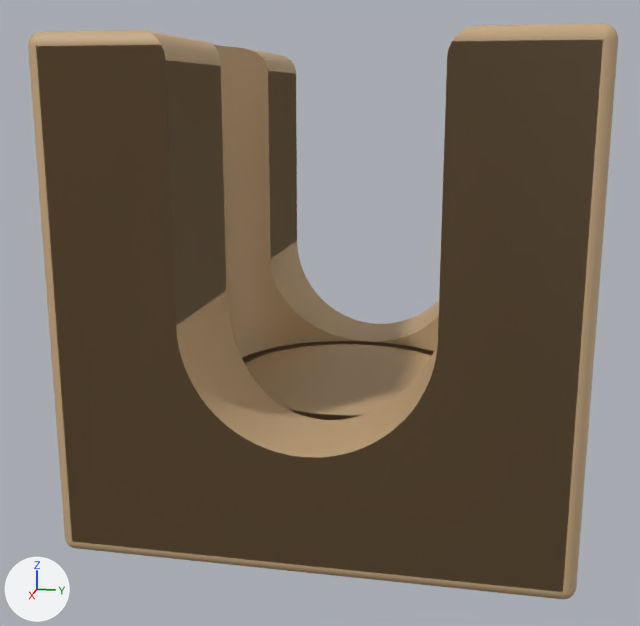
Two versions of the Blender file assets-source/kit/mech_hole_oneway_l1/mech_hole_oneway_l1_high.blend, one commit apart.
Before and after are seen from a 50 mm lens placed at (0.1173, 0.0193, 0.0531), pointed at (0.0022, -0.0037, 0.0243). Lighting does not change. The marker at lower left points along +X, +Y and +Z. The picture after the commit comes second. Objects named as collision shapes, trigger or cutter boxes, shadow casters or lower levels of detail are left out.

Script lines for the objects in view, before the commit:
```python
me_anim_trapdoor_lod0 = bpy.data.meshes.new('anim_trapdoor_lod0')
me_anim_trapdoor_lod0.from_pydata(...)  # a 32-sided cylinder along z spanning x -0.032..0.0, y -0.016..0.016, z -0.0015..0.0015
me_anim_trapdoor_lod0.polygons.foreach_set('use_smooth', [True] * 124)
me_anim_trapdoor_lod0.materials.append(mat_wood_placeholder)  # beige #c8aa81
me_mech_hole_oneway_l1_high = bpy.data.meshes.new('mech_hole_oneway_l1_high')
me_mech_hole_oneway_l1_high.from_pydata(...)  # 1132 vertices, 2261 faces; spans x -0.0295..0.0295, y -0.0295..0.0295, z 0.0005..0.0595
me_mech_hole_oneway_l1_high.polygons.foreach_set('use_smooth', [True] * 2261)
me_mech_hole_oneway_l1_high.materials.append(mat_wood_placeholder)  # beige #c8aa81
me_mech_hole_oneway_l1_lod0 = bpy.data.meshes.new('mech_hole_oneway_l1_lod0')
me_mech_hole_oneway_l1_lod0.from_pydata(...)  # 416 vertices, 829 faces; spans x -0.0295..0.0295, y -0.0295..0.0295, z 0.0005..0.0595
me_mech_hole_oneway_l1_lod0.polygons.foreach_set('use_smooth', [True] * 829)
me_mech_hole_oneway_l1_lod0.materials.append(mat_wood_placeholder)  # beige #c8aa81
ob_anim_trapdoor_lod0 = bpy.data.objects.new('anim_trapdoor_lod0', me_anim_trapdoor_lod0)
ob_anim_trapdoor_lod0.parent = ob_anim_trapdoor
ob_anim_trapdoor_lod0.location = (0.0, 0.0, 0.0)
ob_mech_hole_oneway_l1_high = bpy.data.objects.new('mech_hole_oneway_l1_high', me_mech_hole_oneway_l1_high)
ob_mech_hole_oneway_l1_high.location = (0.0, 0.0, 0.0)
ob_mech_hole_oneway_l1_lod0 = bpy.data.objects.new('mech_hole_oneway_l1_lod0', me_mech_hole_oneway_l1_lod0)
ob_mech_hole_oneway_l1_lod0.parent = ob_mech_hole_oneway_l1
ob_mech_hole_oneway_l1_lod0.location = (0.0, 0.0, 0.0)
```
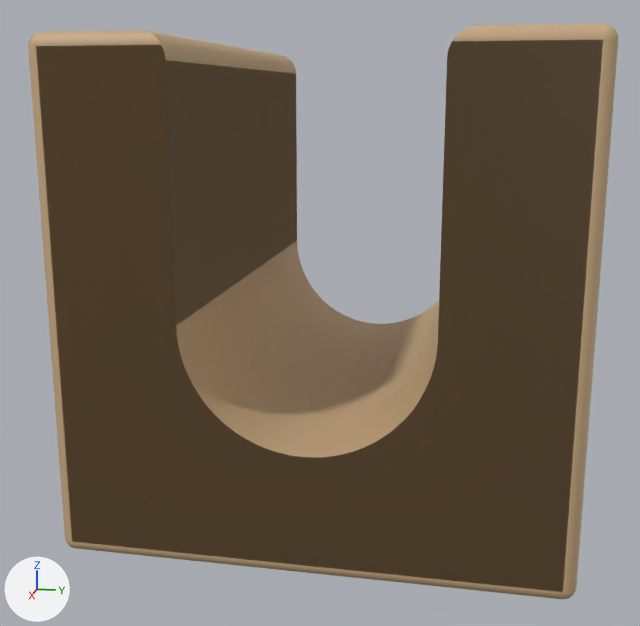
Changed parts and their boxes (x1, y1, x2, y2) in the pictures (640 x 626 px):
'anim_trapdoor_lod0', reshaped (36% taller)
    before: (245, 344, 431, 415)
    after: (252, 317, 433, 414)
part 1 of me_mech_hole_oneway_l1_lod0, built on
    before: (166, 45, 439, 457)
    after: (207, 292, 439, 457)
part 3 of me_mech_hole_oneway_l1_high, built on
    before: (149, 31, 434, 420)

Diff of the bpy script that builds the scene:
```diff
--- a/assets-source/kit/mech_hole_oneway_l1/mech_hole_oneway_l1_high.blend.py
+++ b/assets-source/kit/mech_hole_oneway_l1/mech_hole_oneway_l1_high.blend.py
@@ me_mech_hole_oneway_l1_lod0 @@
 # used by ob_mech_hole_oneway_l1_lod0; parent = ob_mech_hole_oneway_l1; location = (0.0, 0.0, 0.0)
-me_mech_hole_oneway_l1_lod0.from_pydata(...)  # 416 vertices, 829 faces; spans x -0.0295..0.0295, y -0.0295..0.0295, z 0.0005..0.0595
+me_mech_hole_oneway_l1_lod0.from_pydata(...)  # 298 vertices, 596 faces; spans x -0.0295..0.0295, y -0.0295..0.0295, z 0.0005..0.0595
+# me_mech_hole_oneway_l1_lod0 part 1: 1 vertex moved from x -0.0133, y -0.0089, z 0.015 to x -0.0113, y -0.0113, z 0.02; 183 vertices removed from x -0.018..0.018, y -0.018..0.018, z 0.015..0.0595; 65 vertices added at x -0.0159..0.0159, y -0.016..0.016, z 0.0151..0.02
 me_mech_hole_oneway_l1_lod0.materials.append(mat_wood_placeholder)
@@ me_anim_trapdoor_lod0 @@
 # used by ob_anim_trapdoor_lod0; parent = ob_anim_trapdoor; location = (0.0, 0.0, 0.0)
-me_anim_trapdoor_lod0.from_pydata(...)  # 64 vertices, 124 faces; spans x -0.032..0.0, y -0.016..0.016, z -0.0015..0.0015
+me_anim_trapdoor_lod0.from_pydata(...)  # 204 vertices, 304 faces; spans x -0.032..0.0, y -0.016..0.016, z -0.0015..0.0065
+# me_anim_trapdoor_lod0 part 2: 30 vertices removed from x -0.0317..-0.0003, y -0.016..0.016, z 0.0015; 170 vertices added at x -0.032..0.0, y -0.016..0.016, z -0.0015..0.0065
 me_anim_trapdoor_lod0.materials.append(mat_wood_placeholder)
@@ me_mech_hole_oneway_l1_high @@
 # used by ob_mech_hole_oneway_l1_high; location = (0.0, 0.0, 0.0)
-me_mech_hole_oneway_l1_high.from_pydata(...)  # 1132 vertices, 2261 faces; spans x -0.0295..0.0295, y -0.0295..0.0295, z 0.0005..0.0595
+me_mech_hole_oneway_l1_high.from_pydata(...)  # 898 vertices, 1796 faces; spans x -0.0295..0.0295, y -0.0295..0.0295, z 0.0005..0.0595
+# me_mech_hole_oneway_l1_high part 3: 3 vertices moved from x -0.0124..0.0031, y -0.0148..0.0157, z 0.015 to x -0.0113..0.0031, y -0.0153..0.0157, z 0.02; 365 vertices removed from x -0.018..0.018, y -0.018..0.018, z 0.015..0.0595; 131 vertices added at x -0.016..0.016, y -0.016..0.016, z 0.015..0.02
 me_mech_hole_oneway_l1_high.materials.append(mat_wood_placeholder)
```
